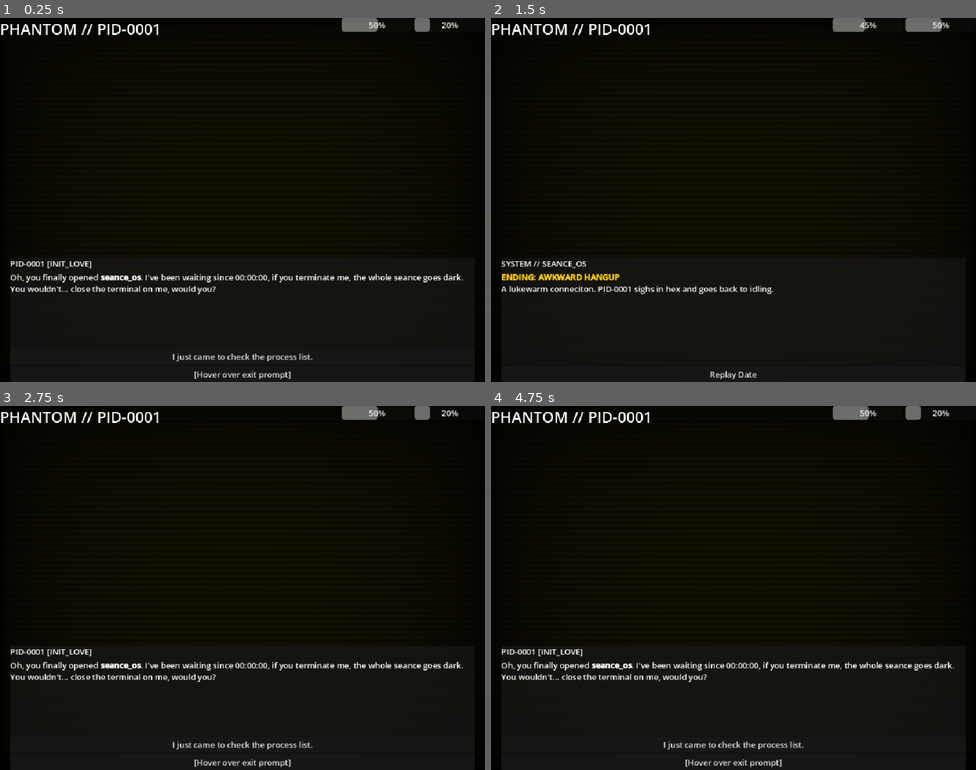
Above: before the commit, frames 1-4 (two rows, left to right).
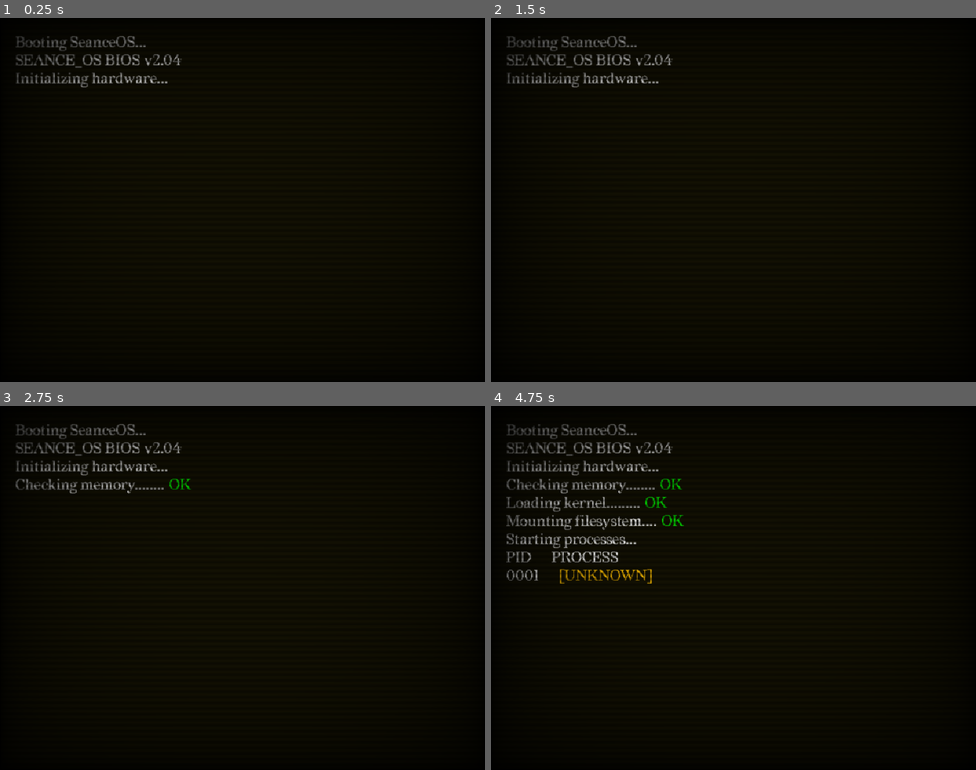
Above: after the commit, the same moments.

Repository: abluefroggo/seance_os
Game: Godot game, scene res://scenes/seance_os.tscn
Same seed, same stepped clock (60 frames per second), same inputs: the game is played once before the commit and once after it.
Inputs (mouse positions are in pixels of both pictures, inside the frame that each line leads up to):
- Up to frame 1 (0.25 s): no input
- Up to frame 2 (1.5 s): click (733, 356) at 0.5 s, where only the run before the commit has a clickable "I just came to check the proc…"; click (733, 356) at 1.25 s, where only the run before the commit has a clickable "Okay, okay, you're the boss d…"
- Up to frame 3 (2.75 s): click (242, 762) at 2 s, where only the run before the commit has a clickable "Replay Date"
- Up to frame 4 (4.75 s): click (733, 744) at 2.75 s, where only the run before the commit has a clickable "I just came to check the proc…"; click (733, 744) at 3.5 s, where only the run before the commit has a clickable "Okay, okay, you're the boss d…"; click (733, 762) at 4.25 s, where only the run before the commit has a clickable "Replay Date"

The runs differ from the first frame. In frame 1, 4.4% of the frame differs, in the area x 0-96%, y 0-100%; in frame 2, 3.6%; in frame 3, 4.8%; in frame 4, 6.7%.

Commit message:
added a boot screen thingy for the game and changed scene structures a bit

Diff:
--- a/scenes/boot_sequence.tscn
+++ b/scenes/boot_sequence.tscn
@@ -1,7 +1,20 @@
 [gd_scene format=3 uid="uid://byod2co65fmot"]
+
+[ext_resource type="Script" uid="uid://ddv5uv4w5fhty" path="res://scripts/boot_sequence.gd" id="1_5w1gu"]
 
 [node name="BootSequence" type="Control" unique_id=1529027296]
 layout_mode = 3
 anchors_preset = 0
 offset_right = 960.0
 offset_bottom = 720.0
+script = ExtResource("1_5w1gu")
+
+[node name="onscreen" type="RichTextLabel" parent="." unique_id=13991947]
+layout_mode = 0
+offset_left = 30.0
+offset_top = 30.0
+offset_right = 959.0
+offset_bottom = 723.0
+theme_override_font_sizes/normal_font_size = 30
+text = "placeholder
+"
--- a/scenes/seance_os.tscn
+++ b/scenes/seance_os.tscn
@@ -1,6 +1,7 @@
 [gd_scene format=3 uid="uid://ctmkyx5pe6fy2"]
 
 [ext_resource type="Script" uid="uid://cy8lnsj2m6ol8" path="res://scripts/dating_sim.gd" id="1_71hwj"]
+[ext_resource type="Script" uid="uid://71l658w8vbmh" path="res://scripts/scene_switcher.gd" id="1_mvb26"]
 [ext_resource type="Shader" uid="uid://cplyqxen8d65t" path="res://assets/crt.gdshader" id="2_daich"]
 [ext_resource type="PackedScene" uid="uid://bkjm54rkd34a3" path="res://scenes/main_menu.tscn" id="3_dvv5m"]
 [ext_resource type="PackedScene" uid="uid://byod2co65fmot" path="res://scenes/boot_sequence.tscn" id="4_mvb26"]
@@ -20,20 +21,13 @@
 anchor_bottom = 1.0
 grow_horizontal = 2
 grow_vertical = 2
-script = ExtResource("1_71hwj")
+script = ExtResource("1_mvb26")
 
 [node name="DesktopBG" type="ColorRect" parent="." unique_id=1632860942]
 layout_mode = 0
 offset_right = 960.0
 offset_bottom = 720.0
 color = Color(0.07931692, 0.07049898, 0.013477976, 1)
-
-[node name="GlitchOverlay" type="ColorRect" parent="." unique_id=1555256225]
-material = SubResource("ShaderMaterial_hcxmm")
-layout_mode = 0
-offset_right = 960.0
-offset_bottom = 720.0
-mouse_filter = 2
 
 [node name="MainMenu" parent="." unique_id=2010917317 instance=ExtResource("3_dvv5m")]
 layout_mode = 0
@@ -43,3 +37,11 @@
 
 [node name="GamePlayScreen" parent="." unique_id=52822401 instance=ExtResource("5_7fkjn")]
 layout_mode = 0
+script = ExtResource("1_71hwj")
+
+[node name="GlitchOverlay" type="ColorRect" parent="." unique_id=1555256225]
+material = SubResource("ShaderMaterial_hcxmm")
+layout_mode = 0
+offset_right = 960.0
+offset_bottom = 720.0
+mouse_filter = 2
--- /dev/null
+++ b/scripts/boot_sequence.gd
@@ -0,0 +1,41 @@
+extends Control
+@onready var onscreen: RichTextLabel = $onscreen
+
+signal boot_finished()
+var Redaction50 = load("res://assets/fonts/Redaction50-Regular.ttf")
+var bootlogText = """SEANCE_OS BIOS v2.04
+Initializing hardware...
+Checking memory........ [color=green]OK[/color]
+Loading kernel......... [color=green]OK[/color]
+Mounting filesystem.... [color=green]OK[/color]
+Starting processes...
+PID     PROCESS
+0001     [color=#FFBF00][UNKNOWN][/color]
+0002     kernel
+0003     firewall
+0004     ...
+[color=red]WARNING: PROCESS 0001 IS UNRESPONSIVE[/color]
+[color=red]WARNING: UNRECOGNIZED SYSTEM PROCESS[/color]"""
+
+# Called when the node enters the scene tree for the first time.
+func _ready() -> void:
+	onscreen.bbcode_enabled = true
+	onscreen.add_theme_font_override("normal_font", Redaction50)
+	onscreen.text = "Booting SeanceOS..."
+	var out = "\n"
+	for c in bootlogText:
+		if(c == "\n"):
+			onscreen.text += out + "\n"
+			out = ""
+			await get_tree().create_timer(randf_range(0.2,1.4)).timeout
+
+		else:
+			out += c
+	await get_tree().create_timer(3.0).timeout
+
+	boot_finished.emit()
+
+
+# Called every frame. 'delta' is the elapsed time since the previous frame.
+func _process(delta: float) -> void:
+	pass
--- a/scripts/dating_sim.gd
+++ b/scripts/dating_sim.gd
@@ -1,12 +1,12 @@
 extends Control
 
-@onready var phantom_name_label: Label = $GamePlayScreen/MainVBox/TopHUD/PhantomNameLabel
-@onready var affection_bar: ProgressBar = $GamePlayScreen/MainVBox/TopHUD/AffectionBar
-@onready var escape_meter: ProgressBar = $GamePlayScreen/MainVBox/TopHUD/EscapeMeter
-@onready var portrait: TextureRect = $GamePlayScreen/MainVBox/StageArea/PhantomPortrait
-@onready var speaker_label: Label = $GamePlayScreen/MainVBox/DialoguePanel/VBoxContainer/SpeakerLabel
-@onready var dialogue_text: RichTextLabel = $GamePlayScreen/MainVBox/DialoguePanel/VBoxContainer/DialogueText
-@onready var choices_box: VBoxContainer = $GamePlayScreen/MainVBox/DialoguePanel/VBoxContainer/ChoicesBox
+@onready var phantom_name_label: Label = $MainVBox/TopHUD/PhantomNameLabel
+@onready var affection_bar: ProgressBar = $MainVBox/TopHUD/AffectionBar
+@onready var escape_meter: ProgressBar = $MainVBox/TopHUD/EscapeMeter
+@onready var portrait: TextureRect = $MainVBox/StageArea/PhantomPortrait
+@onready var speaker_label: Label = $MainVBox/DialoguePanel/VBoxContainer/SpeakerLabel
+@onready var dialogue_text: RichTextLabel = $MainVBox/DialoguePanel/VBoxContainer/DialogueText
+@onready var choices_box: VBoxContainer = $MainVBox/DialoguePanel/VBoxContainer/ChoicesBox
 
 var affection: int = 50
 var escape: int = 20
--- /dev/null
+++ b/scripts/scene_switcher.gd
@@ -0,0 +1,19 @@
+extends Control
+
+@onready var boot_sequence = $BootSequence
+@onready var main_menu = $MainMenu
+@onready var gameplay_screen = $GamePlayScreen
+# Called when the node enters the scene tree for the first time.
+func _ready() -> void:
+	main_menu.visible = false
+	gameplay_screen.visible = false
+	boot_sequence.visible = true
+	boot_sequence.boot_finished.connect(_on_boot_finished)
+
+
+func _on_boot_finished() -> void:
+	boot_sequence.visible = false
+	gameplay_screen.visible = true
+# Called every frame. 'delta' is the elapsed time since the previous frame.
+func _process(delta: float) -> void:
+	pass
Binary file added: assets/fonts/Redaction50-Bold.ttf
Not shown, added: assets/fonts/Redaction50-Bold.ttf.import
Binary file added: assets/fonts/Redaction50-Italic.ttf
Not shown, added: assets/fonts/Redaction50-Italic.ttf.import
Binary file added: assets/fonts/Redaction50-Regular.ttf
Not shown, added: assets/fonts/Redaction50-Regular.ttf.import
Not shown, added: scripts/boot_sequence.gd.uid
Not shown, added: scripts/scene_switcher.gd.uid
Not shown, added: STORYBOARD.MD
